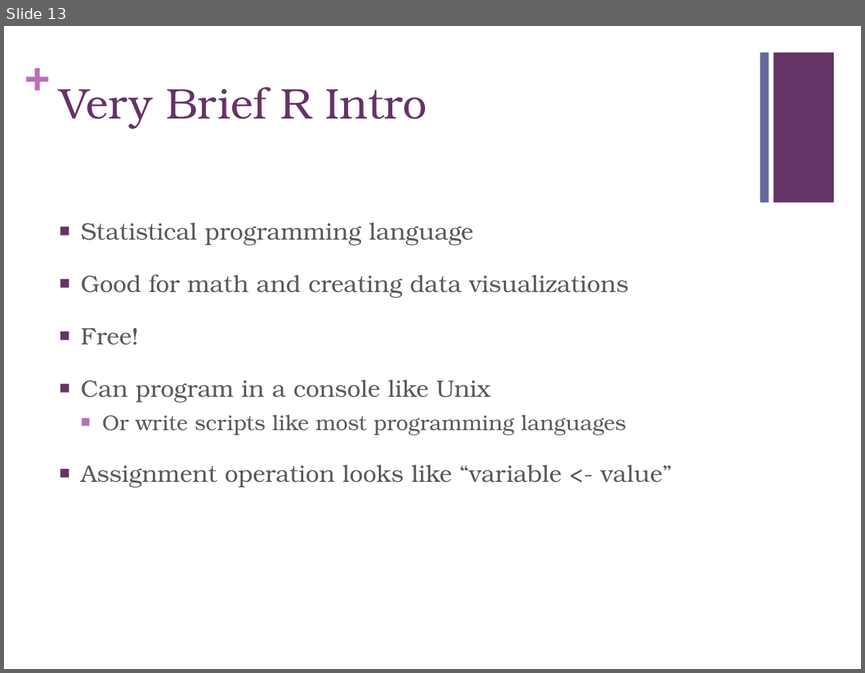
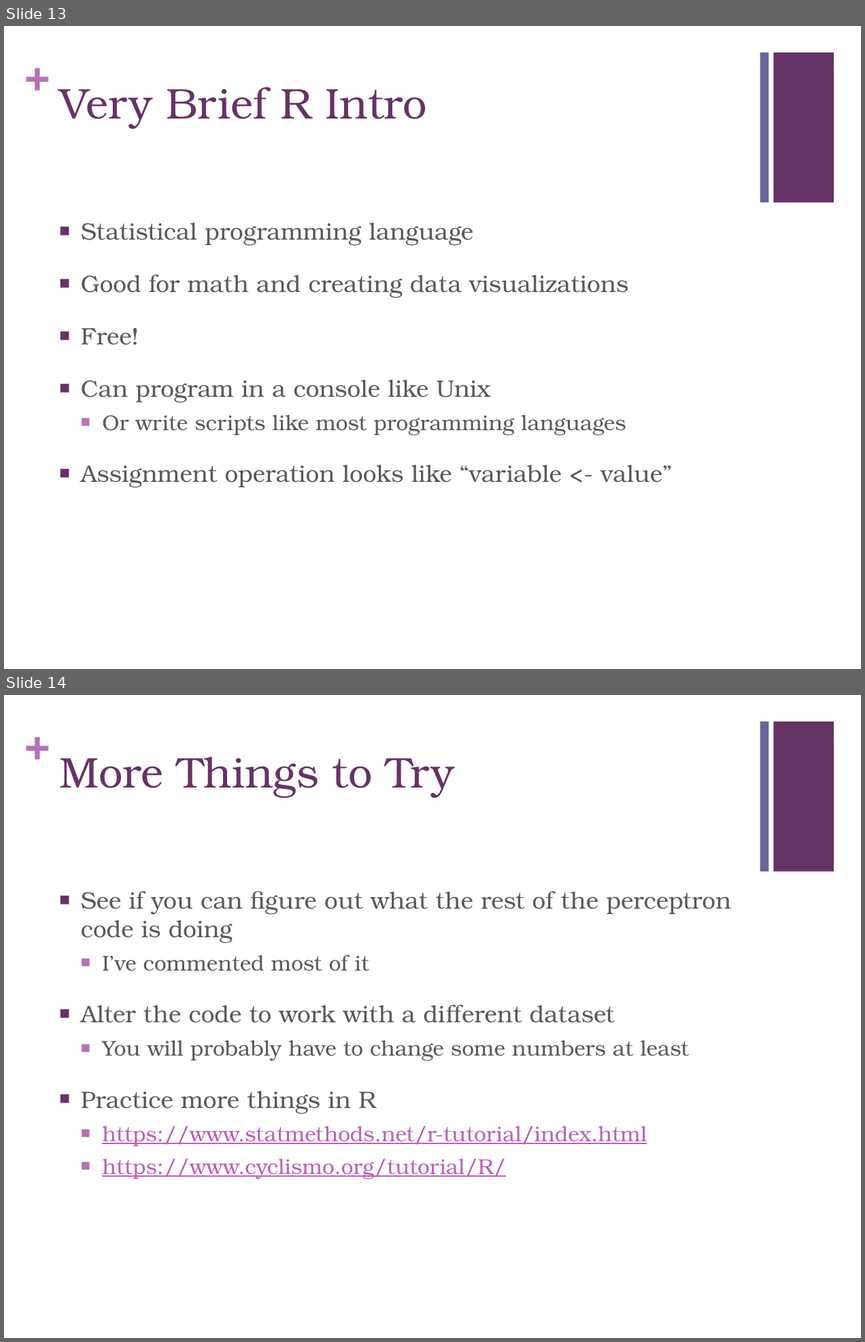
Before and after one commit to robotuw/uw-cse-da-startup, a slide deck: talks/ml.pptx. Shown one above the other, each under a label of ours: slide 13 before the commit, slides 13 and 14 after it. The pictures are 865x673 and 865x1342 pixels, drawn with LibreOffice and Linux fonts; fonts in the diff are those of the drawing. Boxes give left, top, right and bottom in pixels: in the first picture for what was removed or moved away, otherwise in the second. Text is boxed around its words. In the diff, an @@ line names an element or a change of style, - is before the commit and + after.

Commit message:
Added last slide to ML talk

```diff
--- a/talks/ml.pptx
+++ b/talks/ml.pptx
@@ slide 14 added at (4, 695, 861, 1338), background #FFFFFF; not listed: 3 template elements that a slide beside it also shows @@
@@ title added at (59, 757, 455, 798), 36 pt, text #663366 @@
+More Things to Try
@@ text added at (81, 891, 731, 1179), 18 pt, text #595959 @@
+■ See if you can figure out what the rest of the perceptron code is doing
+  ■ I’ve commented most of it
+■ Alter the code to work with a different dataset
+  ■ You will probably have to change some numbers at least
+■ Practice more things in R
+  ■ https://www.statmethods.net/r-tutorial/index.html
+  ■ https://www.cyclismo.org/tutorial/R/
```
Also in this commit, not shown: 1 other file.
